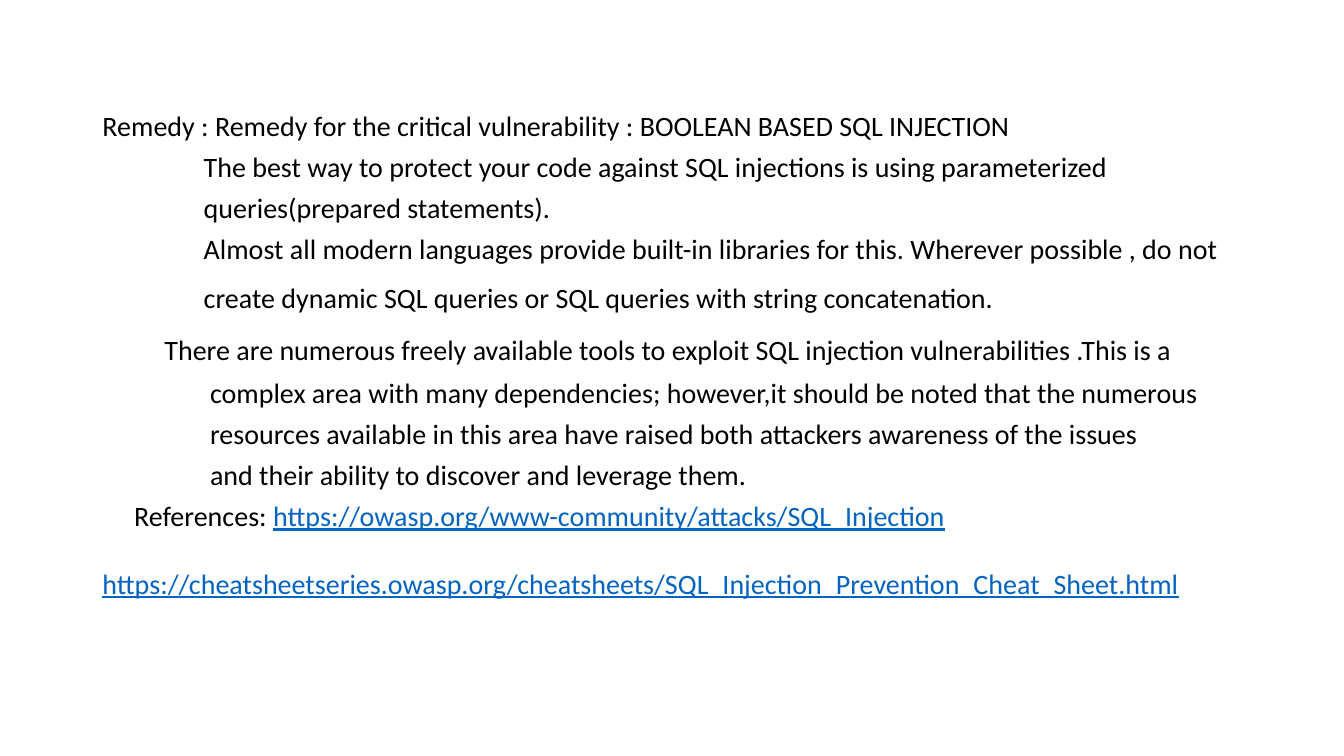
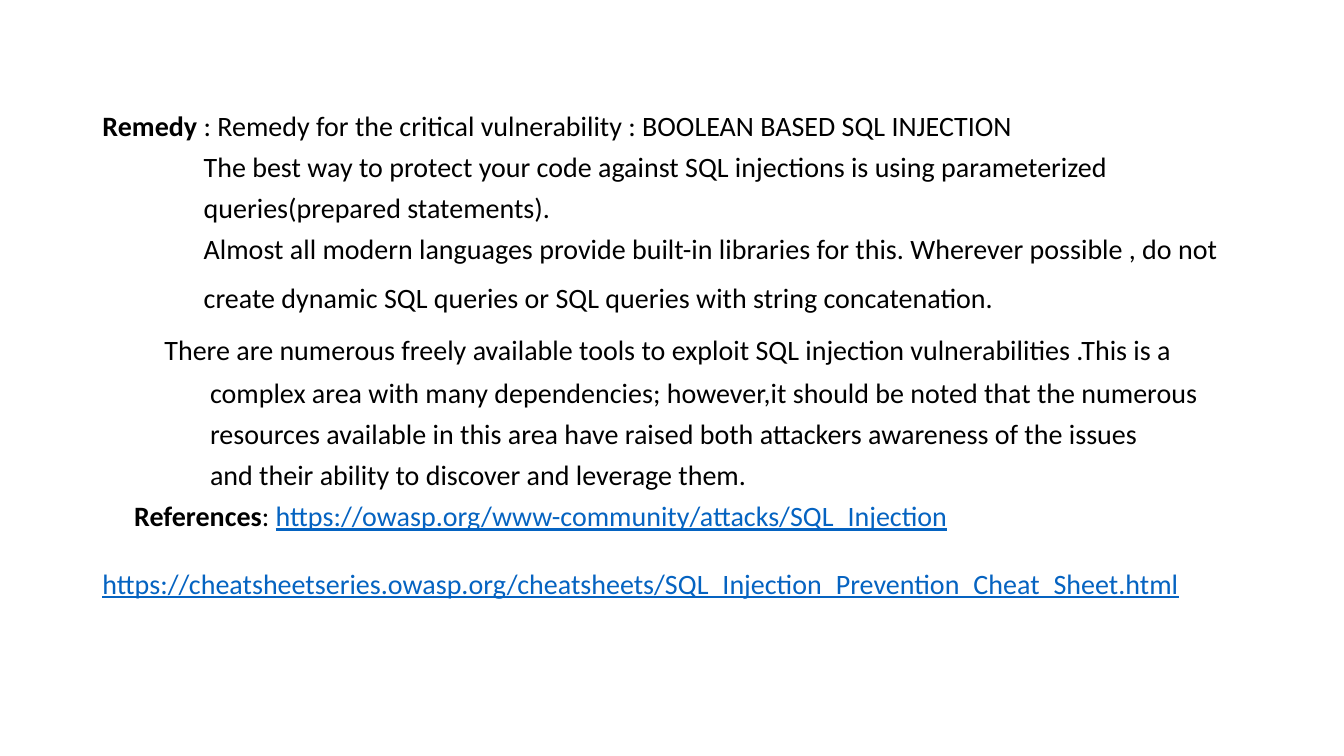
Before and after one commit to v292vib/internship-studio, a slide deck: slide 4 of Task 3 is vib.pptx. Drawn at 1344x756 pixels with LibreOffice and Linux fonts; fonts in the diff are those of the drawing. Boxes give left, top, right and bottom in pixels: in the first picture for what was removed or moved away, otherwise in the second. Text is boxed around its words. In the diff, an @@ line names an element or a change of style, - is before the commit and + after.

```diff
--- a/Task 3 is vib.pptx
+++ b/Task 3 is vib.pptx
@@ text at [102,116,1012,531]: bold on in "Remedy", "References:" @@
```
Also in this commit, not shown: 2 other slides changed.
